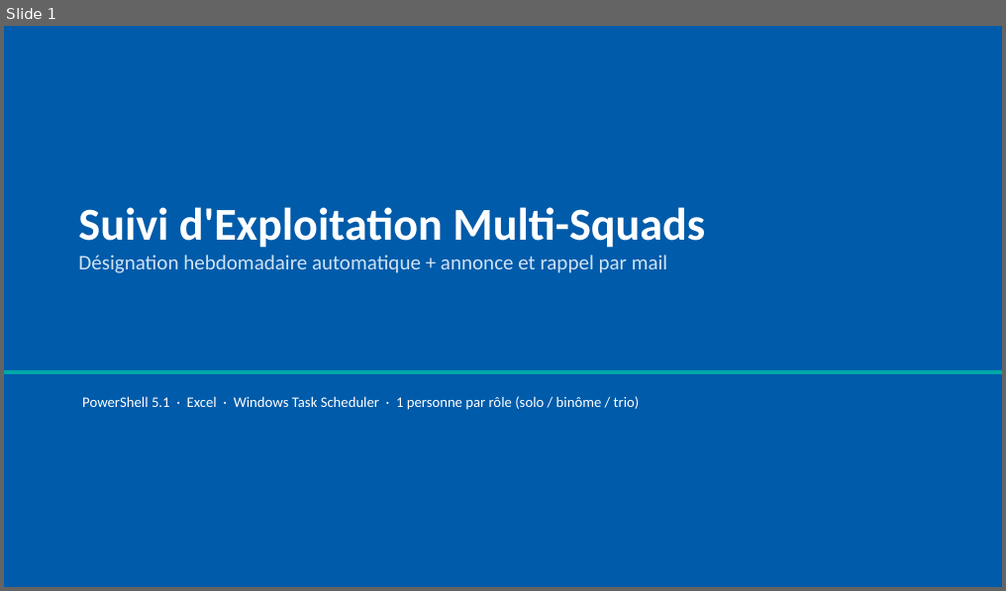
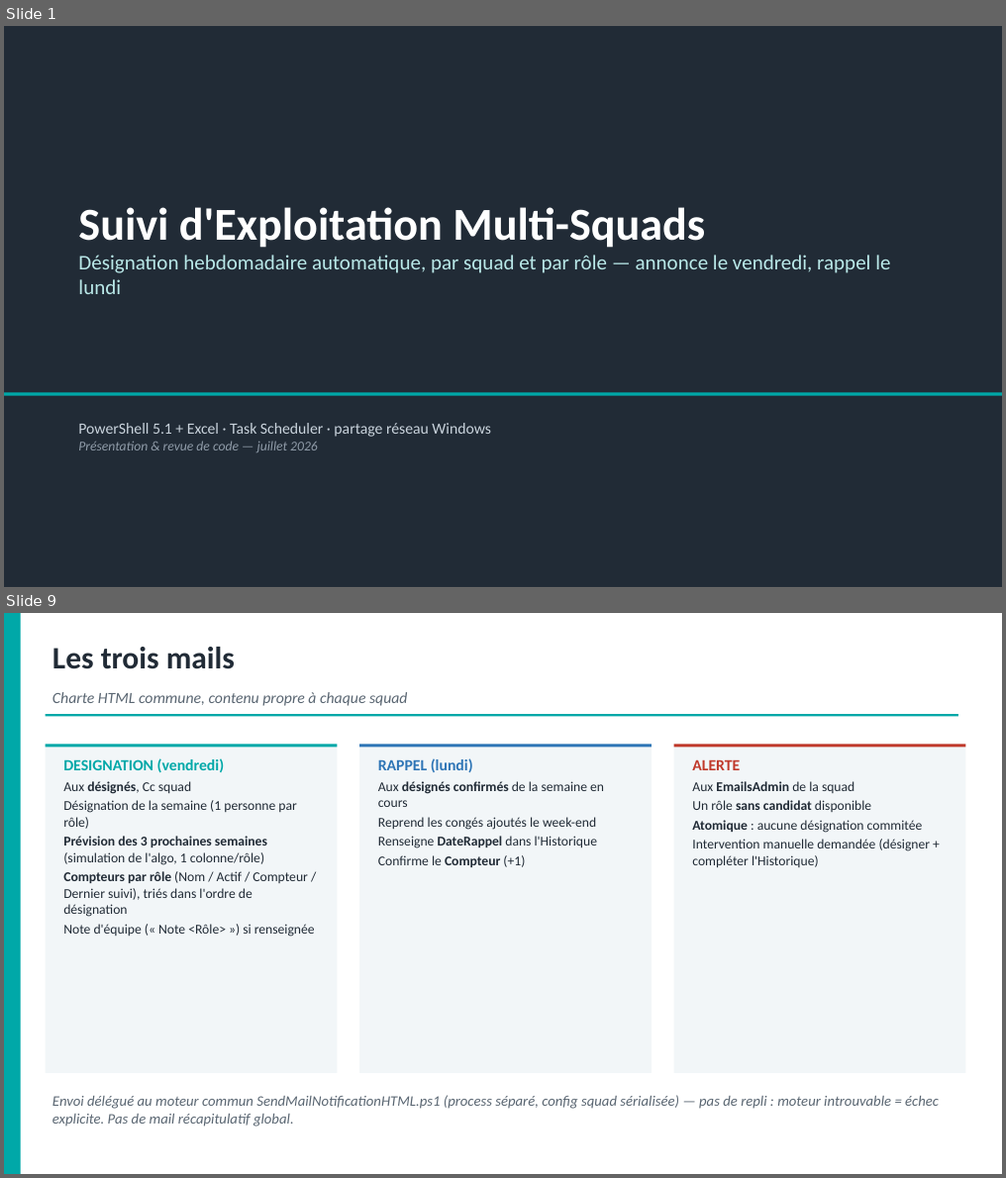
Before and after one commit to lucasyessad/mon_env, a slide deck: docs/Presentation-Suivi-Exploitation.pptx. Shown one above the other, each under a label of ours: slide 1 before the commit, slides 1 and 9 after it; the slides between them are not shown. The pictures are 1006x591 and 1006x1178 pixels, drawn with LibreOffice and Linux fonts; fonts in the diff are those of the drawing. Boxes give left, top, right and bottom in pixels: in the first picture for what was removed or moved away, otherwise in the second. Text is boxed around its words. In the diff, an @@ line names an element or a change of style, - is before the commit and + after.

```diff
--- a/docs/Presentation-Suivi-Exploitation.pptx
+++ b/docs/Presentation-Suivi-Exploitation.pptx
@@ slide 9 added at (x1=4, y1=613, x2=1002, y2=1174), background #FFFFFF @@
@@ rectangle added at (x1=4, y1=613, x2=21, y2=1174), fill #00A8A8 @@
@@ text added at (x1=53, y1=647, x2=235, y2=669), 30 pt, text #212B36, bold @@
+Les trois mails
@@ text added at (x1=53, y1=692, x2=407, y2=706), 15 pt, text #5A6672, italic @@
+Charte HTML commune, contenu propre à chaque squad
@@ rectangle added at (x1=46, y1=714, x2=958, y2=716), fill #00A8A8 @@
@@ rectangle added at (x1=46, y1=744, x2=338, y2=1073), fill #F2F6F8 @@
@@ rectangle added at (x1=46, y1=744, x2=338, y2=747), fill #00A8A8 @@
@@ text added at (x1=63, y1=759, x2=315, y2=937), 13 pt, text #212B36 @@
+DESIGNATION (vendredi)
+Aux désignés, Cc squad
+Désignation de la semaine (1 personne par rôle)
+Prévision des 3 prochaines semaines (simulation de l'algo, 1 colonne/rôle)
+Compteurs par rôle (Nom / Actif / Compteur / Dernier suivi), triés dans l'ordre de désignation
+Note d'équipe (« Note <Rôle> ») si renseignée
@@ rectangle added at (x1=359, y1=744, x2=651, y2=1073), fill #F2F6F8 @@
@@ rectangle added at (x1=359, y1=744, x2=651, y2=747), fill #2E75B6 @@
@@ text added at (x1=378, y1=759, x2=604, y2=867), 13 pt, text #212B36 @@
+RAPPEL (lundi)
+Aux désignés confirmés de la semaine en cours
+Reprend les congés ajoutés le week-end
+Renseigne DateRappel dans l'Historique
+Confirme le Compteur (+1)
@@ rectangle added at (x1=674, y1=744, x2=966, y2=1073), fill #F2F6F8 @@
@@ rectangle added at (x1=674, y1=744, x2=966, y2=747), fill #C0392B @@
@@ text added at (x1=692, y1=760, x2=931, y2=868), 13 pt, text #212B36 @@
+ALERTE
+Aux EmailsAdmin de la squad
+Un rôle sans candidat disponible
+Atomique : aucune désignation commitée
+Intervention manuelle demandée (désigner + compléter l'Historique)
@@ text added at (x1=53, y1=1095, x2=939, y2=1127), 14 pt, text #5A6672, italic @@
+Envoi délégué au moteur commun SendMailNotificationHTML.ps1 (process séparé, config squad sérialisée) — pas de repli : moteur introuvable = échec explicite. Pas de mail récapitulatif global.
@@ slide 1 changed as well @@
@@ rectangle at (x1=4, y1=26, x2=1002, y2=587): fill #005BAA to #212B36 @@
@@ text at (x1=78, y1=255, x2=890, y2=294): text changed; text colour #CFE2F3 to #B9E8E8 @@
-Désignation hebdomadaire automatique + annonce et rappel par mail
+Désignation hebdomadaire automatique, par squad et par rôle — annonce le vendredi, rappel le lundi
@@ rectangle moved from (x1=4, y1=371, x2=1002, y2=374) to (x1=4, y1=393, x2=1002, y2=396) @@
@@ text at (x1=78, y1=423, x2=491, y2=453): text changed; size 14 to 15 pt; text colour #FFFFFF to #C9D3DC @@
-PowerShell 5.1 · Excel · Windows Task Scheduler · 1 personne par rôle (solo / binôme / trio)
+PowerShell 5.1 + Excel · Task Scheduler · partage réseau Windows
+Présentation & revue de code — juillet 2026
```
Also in this commit, not shown: 2 other slides changed, 9 other slides added, 8 slides removed, 2 other files.
